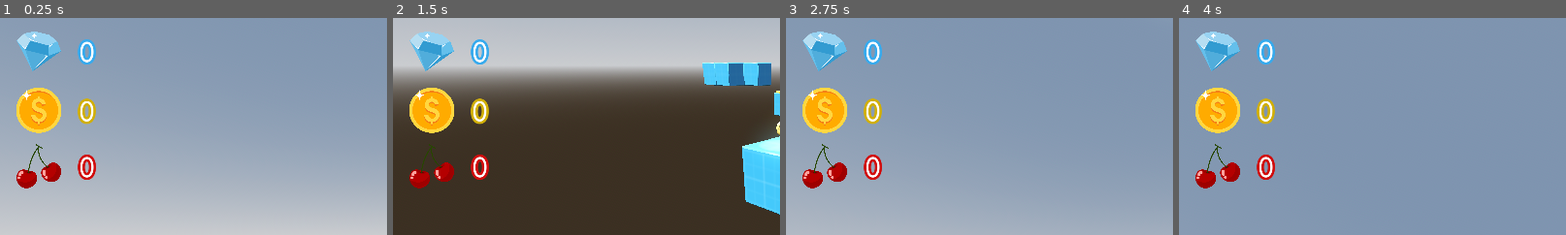
Above: before the commit, frames 1-4 (left to right).
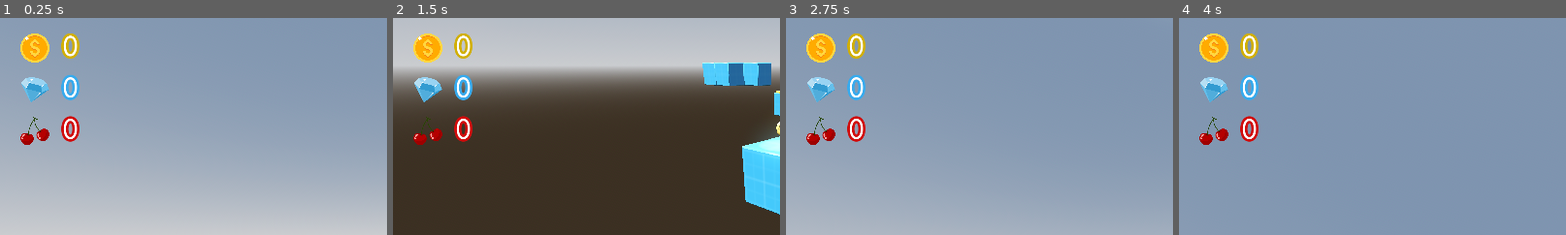
Above: after the commit, the same moments.

Repository: AbsoluteZer0527/My-first-3D-Godot-game
Game: Godot game, scene res://Scenes/game_scene.tscn
Same seed, same stepped clock (60 frames per second), same inputs: the game is played once before the commit and once after it.
Inputs (mouse positions are % of the whole screen's width and height, from its top left):
- Up to frame 1 (0.25 s): no input
- Up to frame 2 (1.5 s): tap Enter (ui_accept) at 0.5, 0.77 s; move the mouse to (55, 50) at 0.52 s; hold W (forward) 0.53-1.28 s; tap Tab at 0.6, 1.35 s; move the mouse to (30, 55) at 1.27 s; hold S (backward) from 1.28 s (still down)
- Up to frame 3 (2.75 s): tap Enter (ui_accept) at 1.52 s; move the mouse to (52, 48) at 2.02 s; release S (backward) at 2.03 s; hold W (forward) from 2.03 s (still down); tap Tab at 2.1 s
- Up to frame 4 (4 s): keep holding W (forward); tap Enter (ui_accept) at 2.75, 3.02, 3.77 s; move the mouse to (45, 70) at 2.77 s; tap Tab at 2.85, 3.6 s; move the mouse to (57, 51) at 3.52 s
The pictures show only the part of the screen within x 0-50%, y 0-50%; the shares and areas given below are measured in that part.

The runs differ from the first frame. In frame 1, 7.1% of the frame differs, in the area x 4-25%, y 6-79%; in frame 2, 7.1%; in frame 3, 7.1%; in frame 4, 7.1%.

Commit message:
Aligned UI using HBoxContainers and VBoxContainer

Diff:
--- a/First-3D/new-game-project/Scenes/game_scene.tscn
+++ b/First-3D/new-game-project/Scenes/game_scene.tscn
@@ -307,62 +307,65 @@
 
 [node name="UI" type="CanvasLayer" parent="."]
 
-[node name="TextureRect" type="TextureRect" parent="UI"]
-offset_left = 37.0
-offset_top = 25.0
-offset_right = 155.58621
-offset_bottom = 139.0
-texture = ExtResource("8_uscyt")
-expand_mode = 1
+[node name="VBoxContainer" type="VBoxContainer" parent="UI"]
+offset_left = 1.0
+offset_top = 1.0
+offset_right = 245.0
+offset_bottom = 354.0
+size_flags_horizontal = 0
+size_flags_vertical = 0
+theme_override_constants/separation = 30
+alignment = 1
+
+[node name="HBoxContainer2" type="HBoxContainer" parent="UI/VBoxContainer"]
+layout_mode = 2
+theme_override_constants/separation = 30
+alignment = 1
+
+[node name="TextureRect2" type="TextureRect" parent="UI/VBoxContainer/HBoxContainer2"]
+layout_mode = 2
+texture = ExtResource("10_wywco")
+expand_mode = 2
 stretch_mode = 5
 
-[node name="Label" type="Label" parent="UI"]
-offset_left = 194.0
-offset_top = 53.0
-offset_right = 238.0
-offset_bottom = 126.0
-theme = ExtResource("9_4xiap")
-text = "0"
-autowrap_mode = 3
-
-[node name="TextureRect2" type="TextureRect" parent="UI"]
-offset_left = 37.0
-offset_top = 172.0
-offset_right = 155.58621
-offset_bottom = 286.0
-texture = ExtResource("10_wywco")
-expand_mode = 1
-stretch_mode = 5
-
-[node name="Label2" type="Label" parent="UI"]
-offset_left = 194.0
-offset_top = 200.0
-offset_right = 238.0
-offset_bottom = 273.0
-rotation = 0.010228087
+[node name="Label2" type="Label" parent="UI/VBoxContainer/HBoxContainer2"]
+layout_mode = 2
 theme = ExtResource("9_4xiap")
 theme_type_variation = &"CoinLabel"
 text = "0"
-autowrap_mode = 3
-
-[node name="TextureRect3" type="TextureRect" parent="UI"]
-offset_left = 37.0
-offset_top = 311.0
-offset_right = 155.58621
-offset_bottom = 425.0
+
+[node name="HBoxContainer" type="HBoxContainer" parent="UI/VBoxContainer"]
+layout_mode = 2
+theme_override_constants/separation = 30
+alignment = 1
+
+[node name="TextureRect" type="TextureRect" parent="UI/VBoxContainer/HBoxContainer"]
+layout_mode = 2
+texture = ExtResource("8_uscyt")
+expand_mode = 2
+stretch_mode = 5
+
+[node name="Label" type="Label" parent="UI/VBoxContainer/HBoxContainer"]
+layout_mode = 2
+theme = ExtResource("9_4xiap")
+text = "0"
+
+[node name="HBoxContainer3" type="HBoxContainer" parent="UI/VBoxContainer"]
+layout_mode = 2
+theme_override_constants/separation = 30
+alignment = 1
+
+[node name="TextureRect3" type="TextureRect" parent="UI/VBoxContainer/HBoxContainer3"]
+layout_mode = 2
 texture = ExtResource("11_ldntv")
-expand_mode = 1
+expand_mode = 2
 stretch_mode = 5
 
-[node name="Label3" type="Label" parent="UI"]
-offset_left = 194.0
-offset_top = 339.0
-offset_right = 238.0
-offset_bottom = 412.0
+[node name="Label3" type="Label" parent="UI/VBoxContainer/HBoxContainer3"]
+layout_mode = 2
 theme = ExtResource("9_4xiap")
 theme_type_variation = &"CherryLabel"
 text = "0"
-autowrap_mode = 3
 
 [connection signal="body_entered" from="DeathZone" to="GameManager" method="respawn_player"]
 [connection signal="body_entered" from="JumpPad" to="JumpPad" method="_on_body_entered"]
